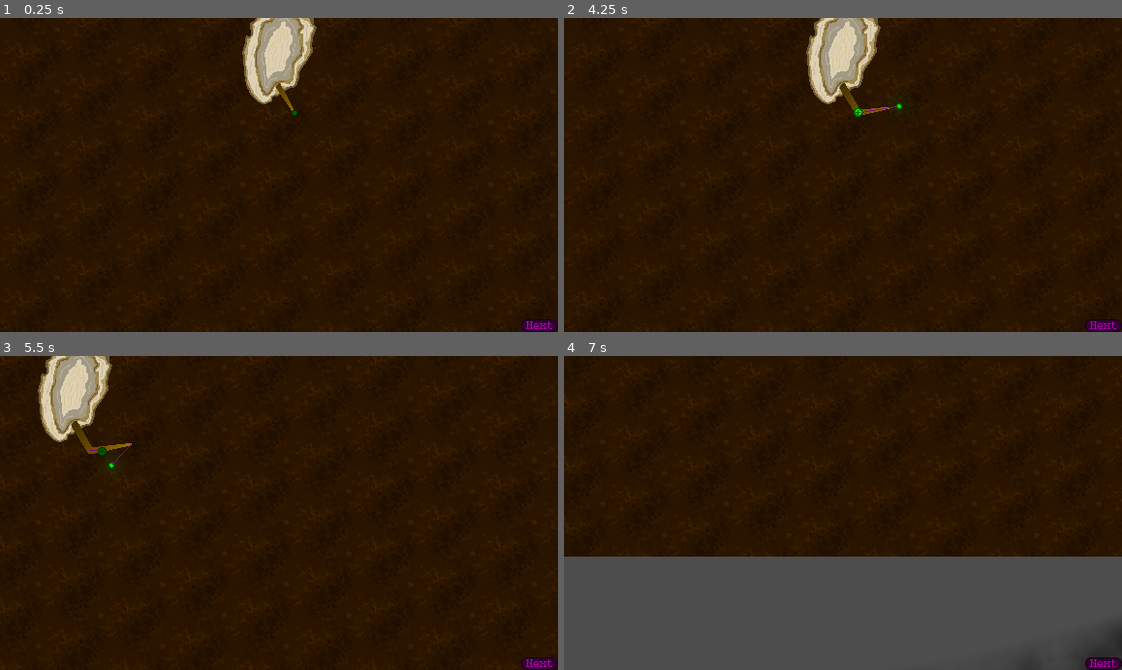
Above: before the commit, frames 1-4 (two rows, left to right).
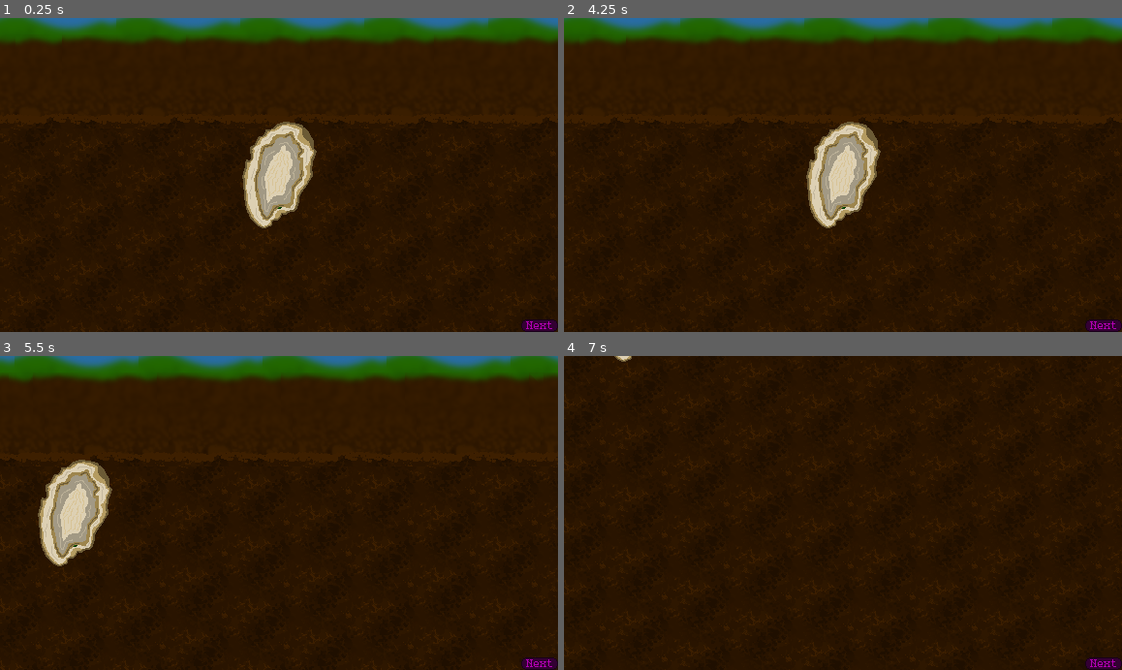
Above: after the commit, the same moments.

Repository: dragonryan06/trellis
Game: Godot game, scene res://test_world.tscn
Same seed, same stepped clock (60 frames per second), same inputs: the game is played once before the commit and once after it.
Inputs (mouse positions are in pixels of both pictures, inside the frame that each line leads up to):
- Up to frame 1 (0.25 s): no input
- Up to frame 2 (4.25 s): click "Next" at 0.5 s; click "Next" at 1.25 s; click "Next" at 2 s; tap Enter at 2.75 s; drag from (859, 112) to (898, 105) at 2.77 s; tap Space at 3.5 s; drag from (731, 190) to (898, 105) at 3.52 s
- Up to frame 3 (5.5 s): tap Enter at 4.25 s; move the mouse to (295, 450) at 4.27 s; hold Right (camera_pan_right) 4.28-5 s; click (295, 450) at 4.42 s; drag from (172, 450) to (111, 465) at 5.02 s
- Up to frame 4 (7 s): tap Space at 5.75 s; move the mouse to (1010, 560) at 5.77 s; hold Down (camera_pan_down) 5.78-6.5 s; click (1010, 560) at 5.92 s; drag from (675, 465) to (759, 434) at 6.52 s

The runs differ from the first frame. In frame 1, 13% of the frame differs, in the area x 0-100%, y 0-67%; in frame 2, 13%; in frame 3, 13%; in frame 4, 36%, in the area x 0-100%, y 0-100%.

Commit message:
Create some vignette animations for the game start

Diff:
--- a/backdrop/vignette.gdshader
+++ b/backdrop/vignette.gdshader
@@ -1,4 +1,4 @@
-// Modified from https://godotshaders.com/shader/vignette/
+// Taken from https://godotshaders.com/shader/vignette/
 shader_type canvas_item;
 
 uniform float alpha = 1.0;
@@ -9,5 +9,5 @@
 	float x = abs(UV.r-.5)*2.0;
 	float y = abs(UV.g-.5)*2.0;
 	float q = 1.0-(1.0-sqrt(x*x+y*y)/outer_radius)/(1.0-inner_radius);
-	COLOR = vec4(0, 0, 0, 10.0*texture(TEXTURE, UV).r*q*alpha);
+	COLOR = vec4(0, 0, 0, q*alpha);
 }
--- a/meta/player_camera.gd
+++ b/meta/player_camera.gd
@@ -3,6 +3,8 @@
 const KEY_MOVE_MAX_VELOCITY := 500.0
 const KEY_MOVE_ACCELERATION := 25.0
 const KEY_MOVE_DAMPING := 1000.0
+
+var locked := false
 
 var dragging: bool:
 	get():
@@ -21,12 +23,18 @@
 		key_move_velocity = value.limit_length(KEY_MOVE_MAX_VELOCITY)
 
 func _unhandled_input(event: InputEvent) -> void:
+	if (locked):
+		return
+
 	if (event is InputEventMouseButton and event.button_index == MOUSE_BUTTON_MIDDLE):
 		dragging = event.is_pressed()
 	elif (dragging and event is InputEventMouseMotion):
 		position -= event.relative
 
 func _process(delta: float) -> void:
+	if (locked):
+		return
+
 	if (Input.is_action_pressed(&"camera_pan_up")):
 		key_move_velocity += KEY_MOVE_ACCELERATION * Vector2.UP
 	if (Input.is_action_pressed(&"camera_pan_down")):
--- a/plants/player_core.tscn
+++ b/plants/player_core.tscn
@@ -182,7 +182,7 @@
 texture = ExtResource("1_kvdd2")
 
 [node name="Stem" type="Line2D" parent="." unique_id=171563387]
-points = PackedVector2Array(12, -26, 24, -48)
+points = PackedVector2Array(12, -26, 16, -32)
 width = 8.0
 width_curve = SubResource("Curve_gy3sr")
 default_color = Color(0.008833325, 0.53, 0, 1)
@@ -194,7 +194,7 @@
 metadata/_custom_type_script = "uid://cesqwx18015de"
 
 [node name="GrowthHandle" type="Area2D" parent="Stem" unique_id=2062171075]
-position = Vector2(24, -48)
+position = Vector2(16, -32)
 script = ExtResource("3_ky63x")
 
 [node name="CollisionShape2D" type="CollisionShape2D" parent="Stem/GrowthHandle" unique_id=2005075403]
@@ -210,7 +210,7 @@
 texture = SubResource("GradientTexture2D_ft56i")
 
 [node name="Taproot" type="Line2D" parent="." unique_id=686598111]
-points = PackedVector2Array(-8, 24, 16, 64)
+points = PackedVector2Array(-8, 24, 0, 32)
 width = 8.0
 width_curve = SubResource("Curve_x5cou")
 default_color = Color(0.53, 0.37983334, 0, 1)
@@ -221,7 +221,7 @@
 script = ExtResource("2_kvdd2")
 
 [node name="GrowthHandle" type="Area2D" parent="Taproot" unique_id=1517133041]
-position = Vector2(16, 64)
+position = Vector2(0, 32)
 script = ExtResource("3_ky63x")
 
 [node name="CollisionShape2D" type="CollisionShape2D" parent="Taproot/GrowthHandle" unique_id=652007077]
--- /dev/null
+++ b/story_mode.gd
@@ -0,0 +1,39 @@
+extends Node2D
+
+var seed_wiggle_tween: Tween
+
+func _ready() -> void:
+	$PlayerCamera.locked = true
+	$PlayerCore/Stem/GrowthHandle.hide()
+	$PlayerCore/Taproot/GrowthHandle.hide()
+	seed_wiggle_tween = get_tree().create_tween().set_loops().set_trans(Tween.TRANS_SINE)
+	seed_wiggle_tween.tween_property($PlayerCore, ^"rotation", 0.1, 1.0)
+	seed_wiggle_tween.tween_property($PlayerCore, ^"rotation", -0.1, 2.0)
+
+func wake_up_effect() -> void:
+	$WakeUpClickArea.queue_free()
+	seed_wiggle_tween.kill()
+	$Vignette/AnimationPlayer.play(&"wake_up")
+
+	var stem = $PlayerCore/Stem
+	var taproot = $PlayerCore/Taproot
+	var tween = get_tree().create_tween().set_trans(Tween.TRANS_SINE).set_parallel()
+	tween.tween_property(stem, ^"endpoint_position", Vector2(24, -48), 6.0)
+	tween.tween_property(taproot, ^"endpoint_position", Vector2(16, 64), 6.0)
+
+	await tween.finished
+
+	stem.get_node(^"GrowthHandle").show()
+	stem.get_node(^"GrowthHandle").position = stem.endpoint_position
+	taproot.get_node(^"GrowthHandle").show()
+	taproot.get_node(^"GrowthHandle").position = taproot.endpoint_position
+	$PlayerCamera.locked = false
+
+func _on_next_turn_pressed() -> void:
+	GameState.advance_turn()
+
+func _on_wake_up_click_area_input_event(_viewport: Node, event: InputEvent, _shape_idx: int) -> void:
+	if (!(event is InputEventMouseButton and event.button_index == MOUSE_BUTTON_LEFT)):
+		return
+
+	wake_up_effect()
--- /dev/null
+++ b/story_mode.tscn
@@ -0,0 +1,235 @@
+[gd_scene format=3 uid="uid://btmja0llhdwdq"]
+
+[ext_resource type="Script" uid="uid://brcd4fbs5row2" path="res://story_mode.gd" id="1_w5sv0"]
+[ext_resource type="Texture2D" uid="uid://cmxnj3c8a1xvt" path="res://backdrop/sky.png" id="1_w257u"]
+[ext_resource type="Texture2D" uid="uid://btyfaptwwurb5" path="res://backdrop/sun.png" id="2_ien35"]
+[ext_resource type="Texture2D" uid="uid://bigjmp61udysq" path="res://backdrop/hills.png" id="3_n35gv"]
+[ext_resource type="Texture2D" uid="uid://c2xvty6q1f2dq" path="res://backdrop/dirt_surface_3.png" id="4_ilrng"]
+[ext_resource type="Texture2D" uid="uid://dh3k7vctrojla" path="res://backdrop/dirt_surface_2.png" id="5_w5sv0"]
+[ext_resource type="Texture2D" uid="uid://dkyja5sv2j55t" path="res://backdrop/test-dirt.png" id="6_q7dcy"]
+[ext_resource type="Texture2D" uid="uid://di510fmcccij5" path="res://backdrop/dirt_surface.png" id="7_mfdh4"]
+[ext_resource type="Script" uid="uid://b31wlpyc00bk6" path="res://meta/player_camera.gd" id="8_ilrng"]
+[ext_resource type="PackedScene" uid="uid://dgqsxm6vmlr5g" path="res://plants/player_core.tscn" id="9_w5sv0"]
+[ext_resource type="Shader" uid="uid://dbdnslk1ok0i2" path="res://backdrop/vignette.gdshader" id="10_q7dcy"]
+
+[sub_resource type="ShaderMaterial" id="ShaderMaterial_mfdh4"]
+shader = ExtResource("10_q7dcy")
+shader_parameter/alpha = 1.0
+shader_parameter/inner_radius = -3.0
+shader_parameter/outer_radius = 0.0
+
+[sub_resource type="Animation" id="Animation_5457m"]
+length = 0.001
+tracks/0/type = "bezier"
+tracks/0/imported = false
+tracks/0/enabled = true
+tracks/0/path = NodePath(".:material:shader_parameter/inner_radius")
+tracks/0/interp = 1
+tracks/0/loop_wrap = true
+tracks/0/keys = {
+"handle_modes": PackedInt32Array(0),
+"points": PackedFloat32Array(-3, -0.25, 0, 0.25, 0),
+"times": PackedFloat32Array(0)
+}
+tracks/1/type = "bezier"
+tracks/1/imported = false
+tracks/1/enabled = true
+tracks/1/path = NodePath(".:material:shader_parameter/outer_radius")
+tracks/1/interp = 1
+tracks/1/loop_wrap = true
+tracks/1/keys = {
+"handle_modes": PackedInt32Array(0),
+"points": PackedFloat32Array(0, -0.25, 0, 0.25, 0),
+"times": PackedFloat32Array(0)
+}
+
+[sub_resource type="Animation" id="Animation_jvck6"]
+resource_name = "initial_loop"
+length = 8.0
+loop_mode = 1
+tracks/0/type = "bezier"
+tracks/0/imported = false
+tracks/0/enabled = true
+tracks/0/path = NodePath(".:material:shader_parameter/inner_radius")
+tracks/0/interp = 1
+tracks/0/loop_wrap = true
+tracks/0/keys = {
+"handle_modes": PackedInt32Array(0, 2, 0, 0),
+"points": PackedFloat32Array(-3, -0.25, 0, 0.1, 0.005522728, -3, -0.5666667, -0.18463892, 0.43333334, 0.14119445, -1.045, -1.2383904, 0.7889951, 0.16666667, 0, -3, -0.16666667, 0, 0, 0),
+"times": PackedFloat32Array(0, 3.0666666, 6, 8)
+}
+tracks/1/type = "bezier"
+tracks/1/imported = false
+tracks/1/enabled = true
+tracks/1/path = NodePath(".:material:shader_parameter/outer_radius")
+tracks/1/interp = 1
+tracks/1/loop_wrap = true
+tracks/1/keys = {
+"handle_modes": PackedInt32Array(0, 0, 0),
+"points": PackedFloat32Array(0, -0.25, 0, 0.2, 0.027896551, 0.1, -0.099999905, -0.15316299, 0, 0, 0, -0.0673399, 0.09212064, 0, 0),
+"times": PackedFloat32Array(0, 4, 8)
+}
+
+[sub_resource type="Animation" id="Animation_ivea3"]
+resource_name = "game_start"
+length = 6.0
+tracks/0/type = "bezier"
+tracks/0/imported = false
+tracks/0/enabled = true
+tracks/0/path = NodePath(".:material:shader_parameter/inner_radius")
+tracks/0/interp = 1
+tracks/0/loop_wrap = true
+tracks/0/keys = {
+"handle_modes": PackedInt32Array(2, 2, 2, 0, 2),
+"points": PackedFloat32Array(-3, -0.25, 0, 0.25, 0, -2.4794805, -0.31111112, -0.21753219, 0.5222222, 0.3651433, -0.100688785, -0.082119435, -0.47841766, 0.04630375, 0.26975992, 0.50422734, 0, 0, 0, 0, 0.75, -0.16666667, -0.04096211, 0, 0),
+"times": PackedFloat32Array(0, 2.8, 4.4, 5, 6)
+}
+tracks/1/type = "bezier"
+tracks/1/imported = false
+tracks/1/enabled = true
+tracks/1/path = NodePath(".:material:shader_parameter/outer_radius")
+tracks/1/interp = 1
+tracks/1/loop_wrap = true
+tracks/1/keys = {
+"handle_modes": PackedInt32Array(2, 2, 2, 2, 2),
+"points": PackedFloat32Array(0, 0, 0, 0.33333334, 0, 0.07915115, -0.23333335, 0.30245802, 0.18604577, -0.24116156, 0.25081658, -0.21666667, -0.00987456, 0.41111112, 0.018736346, 0.25081658, -0.3277778, -0.0054496927, 0, 0, 0.33, -0.16666667, -0.013197239, 0, 0),
+"times": PackedFloat32Array(0, 1.2333333, 2.7666667, 5, 6)
+}
+
+[sub_resource type="AnimationLibrary" id="AnimationLibrary_vmgwr"]
+_data = {
+&"RESET": SubResource("Animation_5457m"),
+&"initial_loop": SubResource("Animation_jvck6"),
+&"wake_up": SubResource("Animation_ivea3")
+}
+
+[sub_resource type="CapsuleShape2D" id="CapsuleShape2D_w5sv0"]
+radius = 28.777784
+height = 109.414024
+
+[node name="StoryMode" type="Node2D" unique_id=625761473]
+script = ExtResource("1_w5sv0")
+
+[node name="Backdrop" type="Node2D" parent="." unique_id=2124302673]
+
+[node name="Sky" type="Parallax2D" parent="Backdrop" unique_id=2053441996]
+scroll_offset = Vector2(56, -816)
+repeat_size = Vector2(1152, 0)
+repeat_times = 2
+
+[node name="DaySky" type="Sprite2D" parent="Backdrop/Sky" unique_id=1832665248]
+position = Vector2(1395, 166)
+texture = ExtResource("1_w257u")
+
+[node name="Celestial" type="Parallax2D" parent="Backdrop" unique_id=1074943658]
+scroll_scale = Vector2(0, 0)
+
+[node name="Sun" type="Sprite2D" parent="Backdrop/Celestial" unique_id=93905477]
+position = Vector2(64, 56)
+texture = ExtResource("2_ien35")
+
+[node name="SurfaceBack" type="Parallax2D" parent="Backdrop" unique_id=278450385]
+scroll_scale = Vector2(0.5, 0.5)
+scroll_offset = Vector2(0, 32)
+repeat_size = Vector2(128, 0)
+repeat_times = 6
+
+[node name="Hills" type="Sprite2D" parent="Backdrop/SurfaceBack" unique_id=59908908]
+position = Vector2(296, -64)
+texture = ExtResource("3_n35gv")
+
+[node name="SurfaceMiddle1" type="Parallax2D" parent="Backdrop" unique_id=413234498]
+scroll_scale = Vector2(0.75, 0.75)
+scroll_offset = Vector2(128, 24)
+repeat_size = Vector2(128, 0)
+repeat_times = 6
+
+[node name="DirtSurface3" type="Sprite2D" parent="Backdrop/SurfaceMiddle1" unique_id=195391739]
+position = Vector2(296, -64)
+texture = ExtResource("4_ilrng")
+
+[node name="SurfaceMiddle2" type="Parallax2D" parent="Backdrop" unique_id=2105341113]
+scroll_scale = Vector2(0.9, 0.9)
+scroll_offset = Vector2(0, 32)
+repeat_size = Vector2(128, 0)
+repeat_times = 6
+
+[node name="DirtSurface2" type="Sprite2D" parent="Backdrop/SurfaceMiddle2" unique_id=1848310164]
+position = Vector2(296, -64)
+texture = ExtResource("5_w5sv0")
+
+[node name="Subsoil" type="Parallax2D" parent="Backdrop" unique_id=870141642]
+repeat_size = Vector2(128, 0)
+repeat_times = 6
+
+[node name="TestDirt" type="Sprite2D" parent="Backdrop/Subsoil" unique_id=595497285]
+texture_repeat = 2
+position = Vector2(296, 192)
+texture = ExtResource("6_q7dcy")
+
+[node name="SurfaceFront" type="Parallax2D" parent="Backdrop" unique_id=147186482]
+repeat_size = Vector2(128, 0)
+repeat_times = 6
+
+[node name="DirtSurface" type="Sprite2D" parent="Backdrop/SurfaceFront" unique_id=370893966]
+position = Vector2(296, -32)
+texture = ExtResource("7_mfdh4")
+
+[node name="PlayerCamera" type="Camera2D" parent="." unique_id=1966599484]
+script = ExtResource("8_ilrng")
+
+[node name="PlayerCore" parent="." unique_id=435886559 instance=ExtResource("9_w5sv0")]
+
+[node name="Vignette" type="ColorRect" parent="." unique_id=583866795]
+material = SubResource("ShaderMaterial_mfdh4")
+anchors_preset = 8
+anchor_left = 0.5
+anchor_top = 0.5
+anchor_right = 0.5
+anchor_bottom = 0.5
+offset_left = -1152.0
+offset_top = -648.0
+offset_right = 1152.0
+offset_bottom = 648.0
+grow_horizontal = 2
+grow_vertical = 2
+size_flags_horizontal = 4
+mouse_filter = 2
+color = Color(1, 0, 1, 1)
+
+[node name="OuterBuffer" type="Polygon2D" parent="Vignette" unique_id=1566366889]
+color = Color(0, 0, 0, 1)
+invert_enabled = true
+invert_border = 512.0
+polygon = PackedVector2Array(0, 0, 2304, 0, 2304, 1296, 0, 1296)
+
+[node name="AnimationPlayer" type="AnimationPlayer" parent="Vignette" unique_id=337301874]
+libraries/ = SubResource("AnimationLibrary_vmgwr")
+autoplay = &"initial_loop"
+
+[node name="WakeUpClickArea" type="Area2D" parent="." unique_id=1013320738]
+
+[node name="CollisionShape2D" type="CollisionShape2D" parent="WakeUpClickArea" unique_id=360403252]
+rotation = 0.3228859
+shape = SubResource("CapsuleShape2D_w5sv0")
+
+[node name="HUD" type="CanvasLayer" parent="." unique_id=1632697337]
+
+[node name="Next Turn" type="Button" parent="HUD" unique_id=2031954349]
+anchors_preset = 3
+anchor_left = 1.0
+anchor_top = 1.0
+anchor_right = 1.0
+anchor_bottom = 1.0
+offset_left = -38.0
+offset_top = -13.0
+grow_horizontal = 0
+grow_vertical = 0
+theme_override_colors/font_color = Color(0.7, 0, 0.7, 1)
+theme_override_colors/font_pressed_color = Color(0.2, 0, 0.2, 1)
+theme_override_colors/font_hover_color = Color(0.69803923, 0, 0.69803923, 1)
+theme_override_font_sizes/font_size = 10
+text = "Next"
+
+[connection signal="input_event" from="WakeUpClickArea" to="." method="_on_wake_up_click_area_input_event"]
+[connection signal="pressed" from="HUD/Next Turn" to="." method="_on_next_turn_pressed"]
--- a/test_world.tscn
+++ b/test_world.tscn
@@ -10,21 +10,6 @@
 [ext_resource type="Texture2D" uid="uid://dh3k7vctrojla" path="res://backdrop/dirt_surface_2.png" id="4_kt6p6"]
 [ext_resource type="Texture2D" uid="uid://c2xvty6q1f2dq" path="res://backdrop/dirt_surface_3.png" id="4_uu1iw"]
 [ext_resource type="Texture2D" uid="uid://bigjmp61udysq" path="res://backdrop/hills.png" id="5_4tg7h"]
-[ext_resource type="Shader" uid="uid://dbdnslk1ok0i2" path="res://backdrop/vignette.gdshader" id="9_5457m"]
-
-[sub_resource type="ShaderMaterial" id="ShaderMaterial_ivea3"]
-shader = ExtResource("9_5457m")
-shader_parameter/alpha = 1.0
-shader_parameter/inner_radius = 0.535
-shader_parameter/outer_radius = 1.5
-
-[sub_resource type="FastNoiseLite" id="FastNoiseLite_5457m"]
-fractal_octaves = 6
-
-[sub_resource type="NoiseTexture2D" id="NoiseTexture2D_ivea3"]
-width = 2304
-height = 1296
-noise = SubResource("FastNoiseLite_5457m")
 
 [node name="TestWorld" type="Node2D" unique_id=1425755023]
 script = ExtResource("1_1lwx6")
@@ -37,7 +22,7 @@
 repeat_times = 2
 
 [node name="DaySky" type="Sprite2D" parent="Backdrop/Sky" unique_id=517094088]
-position = Vector2(304, 192)
+position = Vector2(1395, 166)
 texture = ExtResource("3_lf0gk")
 
 [node name="Celestial" type="Parallax2D" parent="Backdrop" unique_id=1473716456]
@@ -95,20 +80,9 @@
 texture = ExtResource("4_cnaw2")
 
 [node name="PlayerCamera" type="Camera2D" parent="." unique_id=524478451]
-position = Vector2(0, 128)
 script = ExtResource("3_dsnr4")
 
 [node name="PlayerCore" parent="." unique_id=435886559 instance=ExtResource("3_1lwx6")]
-
-[node name="Vignette" type="Sprite2D" parent="." unique_id=899710562]
-material = SubResource("ShaderMaterial_ivea3")
-texture = SubResource("NoiseTexture2D_ivea3")
-
-[node name="Polygon2D" type="Polygon2D" parent="Vignette" unique_id=1759154550]
-color = Color(0, 0, 0, 1)
-invert_enabled = true
-invert_border = 1024.0
-polygon = PackedVector2Array(-1152, 648, -1152, -648, 1152, -648, 1152, 648)
 
 [node name="HUD" type="CanvasLayer" parent="." unique_id=830647743]
 
Not shown, added: story_mode.gd.uid
